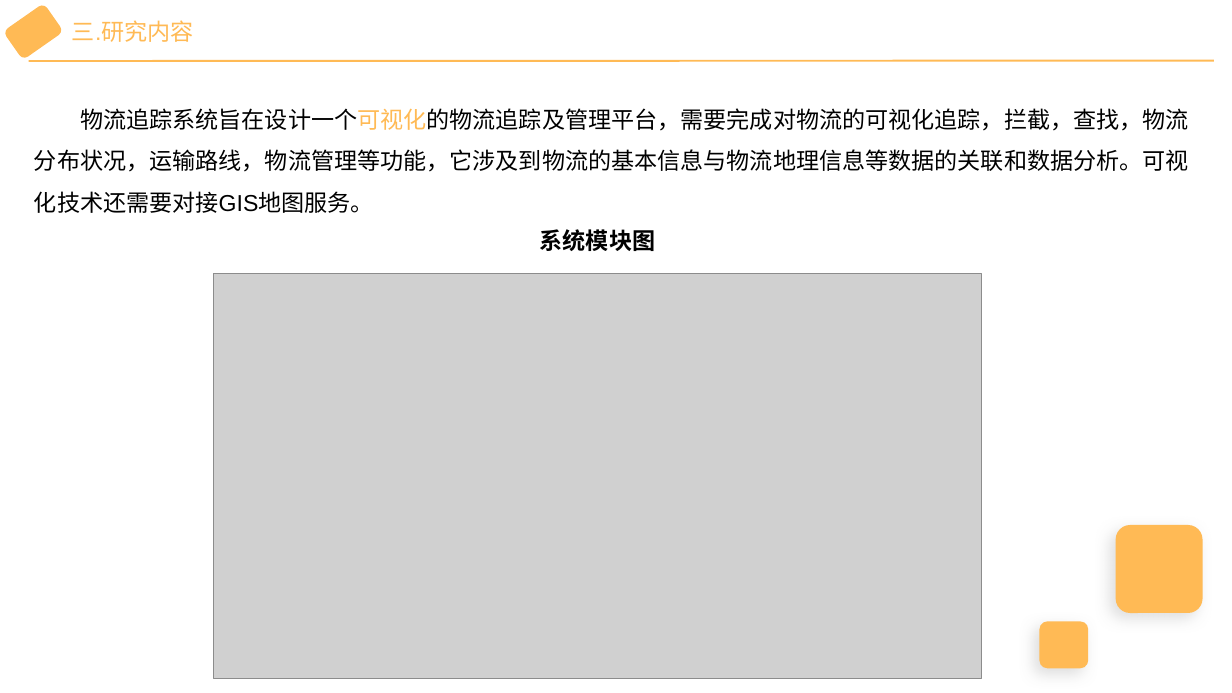
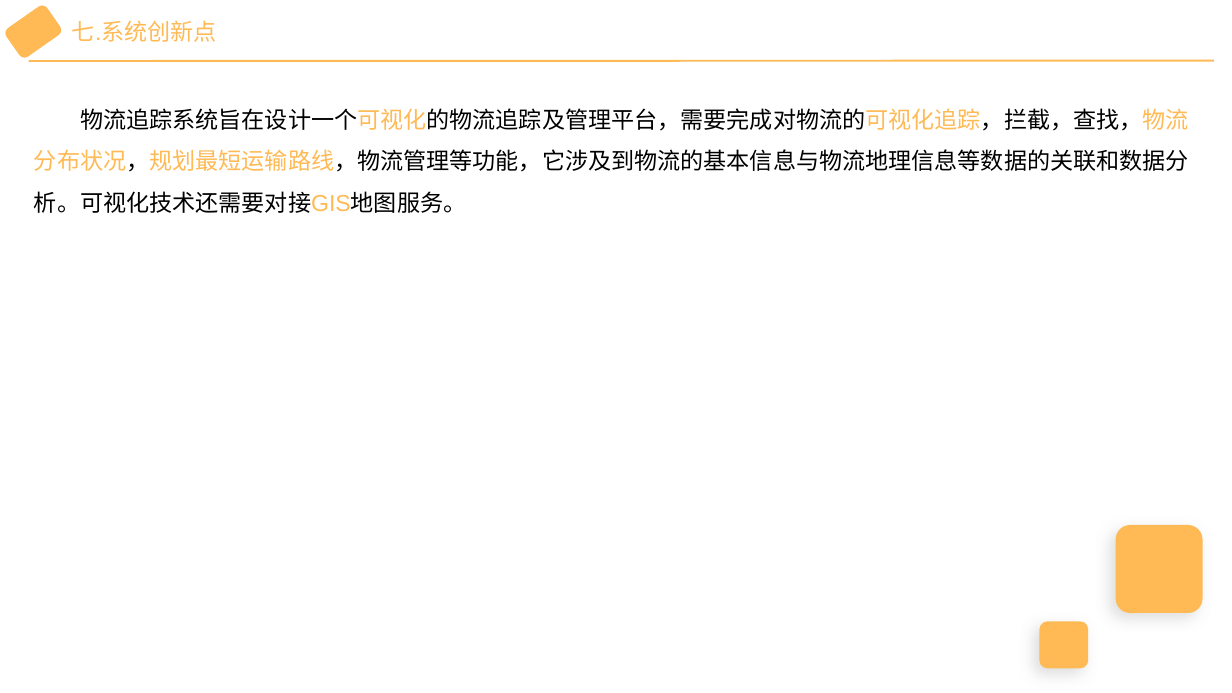
Before and after one commit to wu-yu-pei/graduation-design-file, a slide deck: slide 9 of 答辩PPT.pptx (slide 4 before the commit). Drawn at 1232x693 pixels with LibreOffice and Linux fonts; fonts in the diff are those of the drawing; grey boxes stand for pictures. Boxes give left, top, right and bottom in pixels: in the first picture for what was removed or moved away, otherwise in the second. Text is boxed around its words. In the diff, an @@ line names an element or a change of style, - is before the commit and + after.

```diff
--- a/答辩PPT.pptx
+++ b/答辩PPT.pptx
@@ text at <box>72,20,217,42</box>: text changed @@
-三.研究内容
+七.系统创新点
@@ text at <box>34,108,1189,213</box>: text changed @@
-物流追踪系统旨在设计一个可视化的物流追踪及管理平台，需要完成对物流的可视化追踪，拦截，查找，物流分布状况，运输路线，物流管理等功能，它涉及到物流的基本信息与物流地理信息等数据的关联和数据分析。可视化技术还需要对接GIS地图服务。
+物流追踪系统旨在设计一个可视化的物流追踪及管理平台，需要完成对物流的可视化追踪，拦截，查找，物流分布状况，规划最短运输路线，物流管理等功能，它涉及到物流的基本信息与物流地理信息等数据的关联和数据分析。可视化技术还需要对接GIS地图服务。
@@ text removed at <box>540,229,655,251</box> @@
-系统模块图
@@ picture removed at <box>214,274,982,679</box> @@
```
Also in this commit, not shown: 5 other slides changed, 3 slides added, 1 slide removed, 4 other files.
